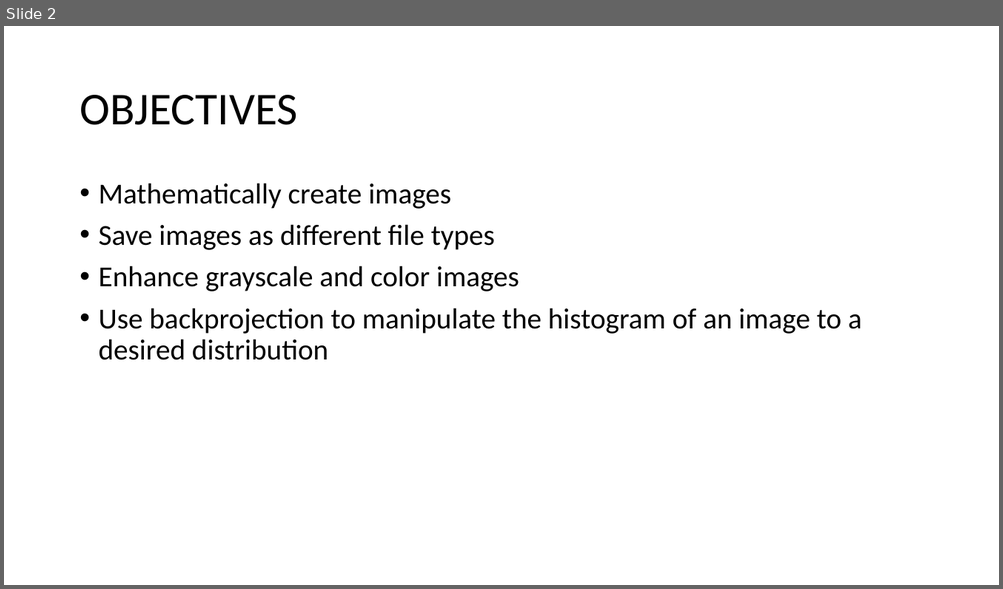
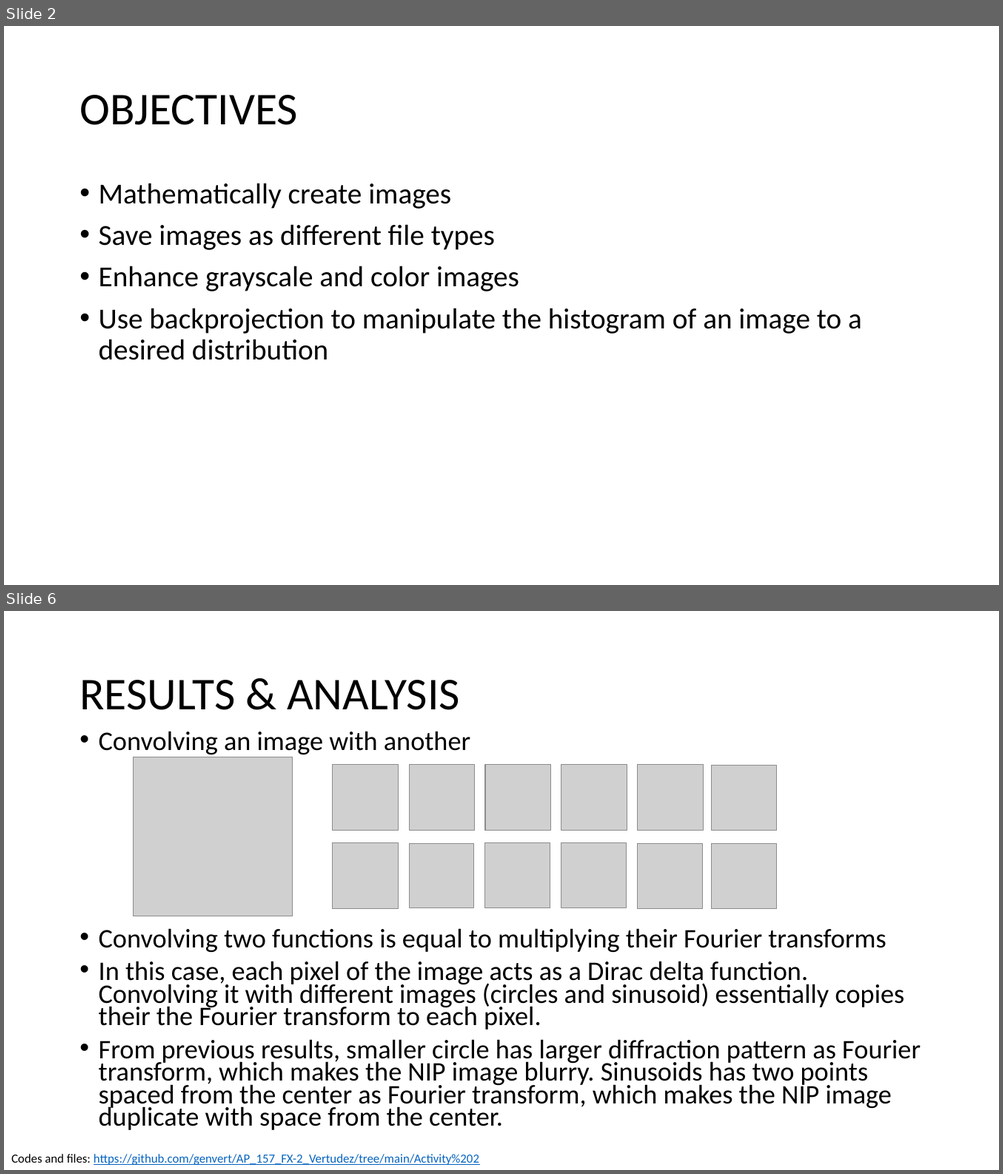
Before and after one commit to genvert/AP_157_FX-2_Vertudez, a slide deck: Activity 1/Vertudez_Activity_1_Report.pptx. Shown one above the other, each under a label of ours: slide 2 before the commit, slides 2 and 6 after it; the slides between them are not shown. The pictures are 1003x589 and 1003x1174 pixels, drawn with LibreOffice and Linux fonts; fonts in the diff are those of the drawing; grey boxes stand for pictures. Boxes give left, top, right and bottom in pixels: in the first picture for what was removed or moved away, otherwise in the second. Text is boxed around its words. In the diff, an @@ line names an element or a change of style, - is before the commit and + after.

```diff
--- a/Activity 1/Vertudez_Activity_1_Report.pptx
+++ b/Activity 1/Vertudez_Activity_1_Report.pptx
@@ slide 6 added at (x1=4, y1=611, x2=999, y2=1170), background #FFFFFF @@
@@ title added at (x1=79, y1=680, x2=459, y2=710), 44 pt, text #000000 @@
+RESULTS & ANALYSIS
@@ text added at (x1=99, y1=731, x2=920, y2=1130), 25.9 pt, text #000000 @@
+• Convolving an image with another
+• Convolving two functions is equal to multiplying their Fourier transforms
+• In this case, each pixel of the image acts as a Dirac delta function. Convolving it with different images (circles and sinusoid) essentially copies their the Fourier transform to each pixel.
+• From previous results, smaller circle has larger diffraction pattern as Fourier transform, which makes the NIP image blurry. Sinusoids has two points spaced from the center as Fourier transform, which makes the NIP image duplicate with space from the center.
@@ picture added at (x1=133, y1=758, x2=292, y2=916) @@
@@ picture added at (x1=333, y1=765, x2=398, y2=830) @@
@@ picture added at (x1=409, y1=765, x2=475, y2=830) @@
@@ picture added at (x1=485, y1=765, x2=551, y2=830) @@
@@ picture added at (x1=561, y1=765, x2=627, y2=830) @@
@@ picture added at (x1=637, y1=765, x2=703, y2=830) @@
@@ picture added at (x1=711, y1=766, x2=777, y2=830) @@
@@ picture added at (x1=333, y1=843, x2=398, y2=908) @@
@@ picture added at (x1=409, y1=844, x2=473, y2=908) @@
@@ picture added at (x1=485, y1=843, x2=550, y2=908) @@
@@ picture added at (x1=561, y1=843, x2=626, y2=908) @@
@@ picture added at (x1=637, y1=844, x2=703, y2=908) @@
@@ picture added at (x1=711, y1=844, x2=777, y2=908) @@
@@ text added at (x1=11, y1=1154, x2=479, y2=1165), 12 pt, text #0563C1, underline @@
+Codes and files: https://github.com/genvert/AP_157_FX-2_Vertudez/tree/main/Activity%202
```
Also in this commit, not shown: 1 slide changed, 4 other slides added, 2 slides removed, 2 other files.
